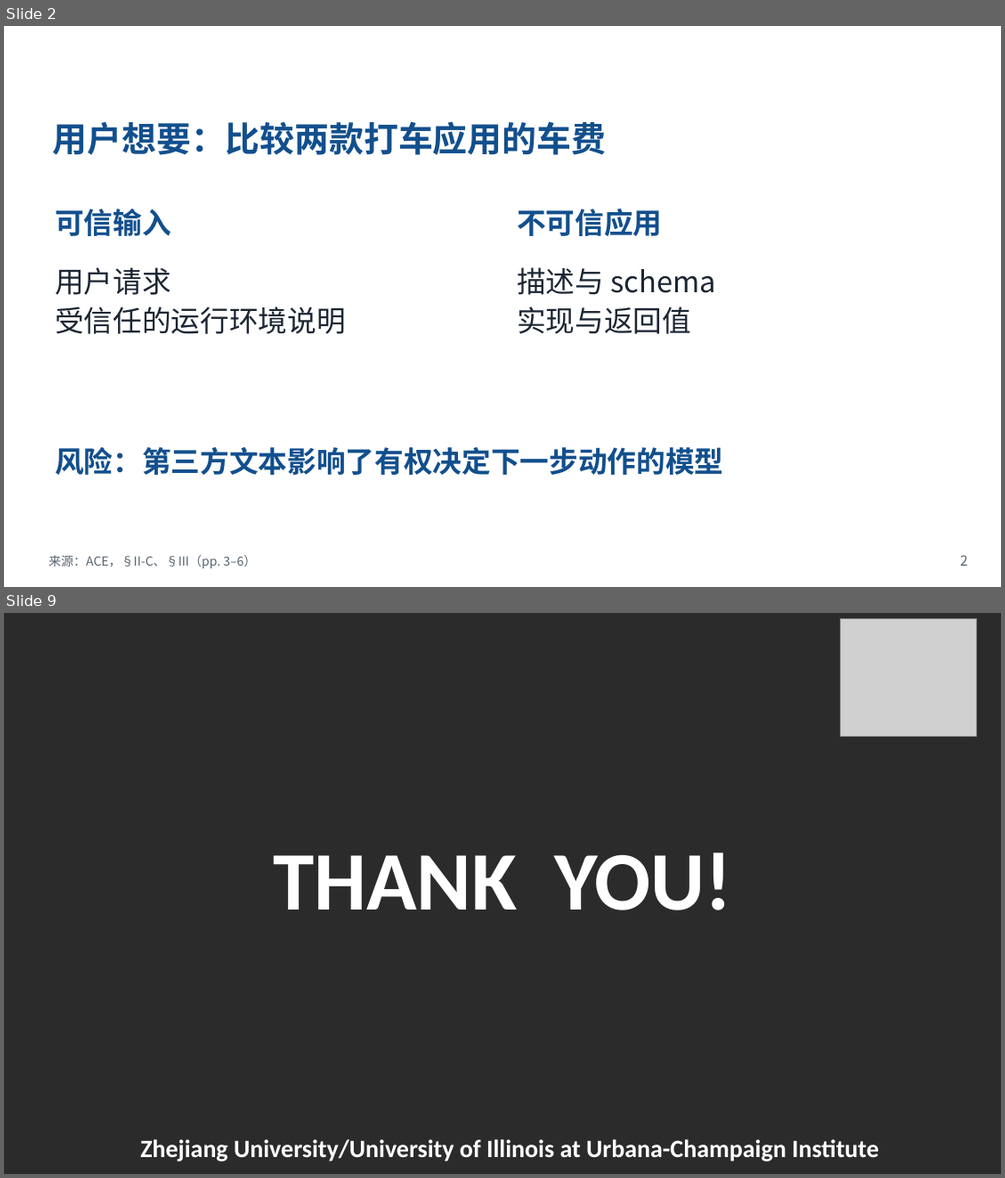
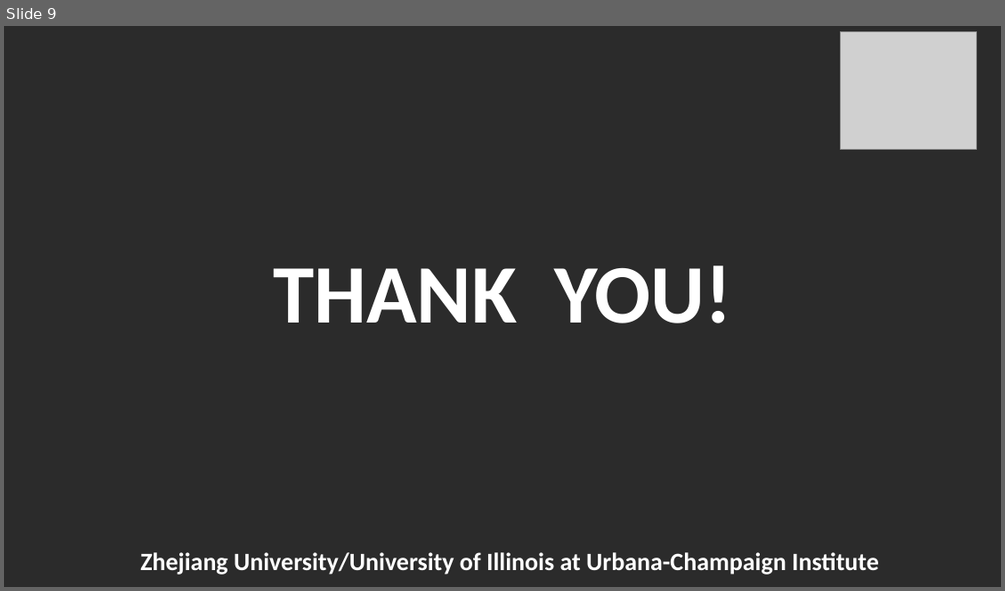
Before and after one commit to Novakru/ZJU-assignment-reports, a slide deck: submission/presentation.pptx. Shown one above the other, each under a label of ours: slides 2 and 9 before the commit, slide 9 after it; the slides between them are not shown. The pictures are 1005x1178 and 1005x591 pixels, drawn with LibreOffice and Linux fonts; fonts in the diff are those of the drawing; grey boxes stand for pictures; background and template pictures are left out; a plain dark background stands for a picture behind light text. Boxes give left, top, right and bottom in pixels: in the first picture for what was removed or moved away, otherwise in the second. Text is boxed around its words. In the diff, an @@ line names an element or a change of style, - is before the commit and + after.

```diff
--- a/submission/presentation.pptx
+++ b/submission/presentation.pptx
@@ slide 2 removed at (x1=4, y1=26, x2=1001, y2=587), background #FFFFFF @@
@@ text removed at (x1=36, y1=30, x2=784, y2=69) @@
-威胁模型：应用也可能是攻击者
@@ text removed at (x1=913, y1=28, x2=979, y2=66) @@
-ZJUI
@@ text removed at (x1=53, y1=121, x2=606, y2=155) @@
-用户想要：比较两款打车应用的车费
@@ text removed at (x1=55, y1=208, x2=171, y2=236) @@
-可信输入
@@ text removed at (x1=517, y1=208, x2=662, y2=236) @@
-不可信应用
@@ text removed at (x1=55, y1=267, x2=346, y2=334) @@
-用户请求
-受信任的运行环境说明
@@ text removed at (x1=517, y1=267, x2=716, y2=334) @@
-描述与 schema
-实现与返回值
@@ text removed at (x1=55, y1=447, x2=723, y2=475) @@
-风险：第三方文本影响了有权决定下一步动作的模型
@@ text removed at (x1=48, y1=555, x2=256, y2=568) @@
-来源：ACE，§II-C、§III（pp. 3–6）
@@ text removed at (x1=960, y1=555, x2=968, y2=565) @@
-2
```
Also in this commit, not shown: 5 slides changed, 5 slides added, 4 other slides removed, 17 other files.
